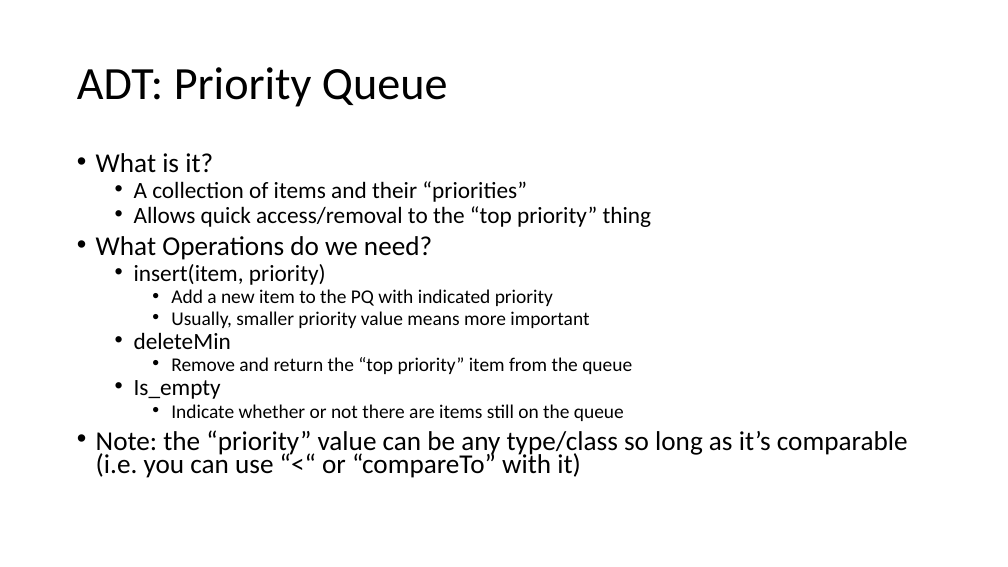
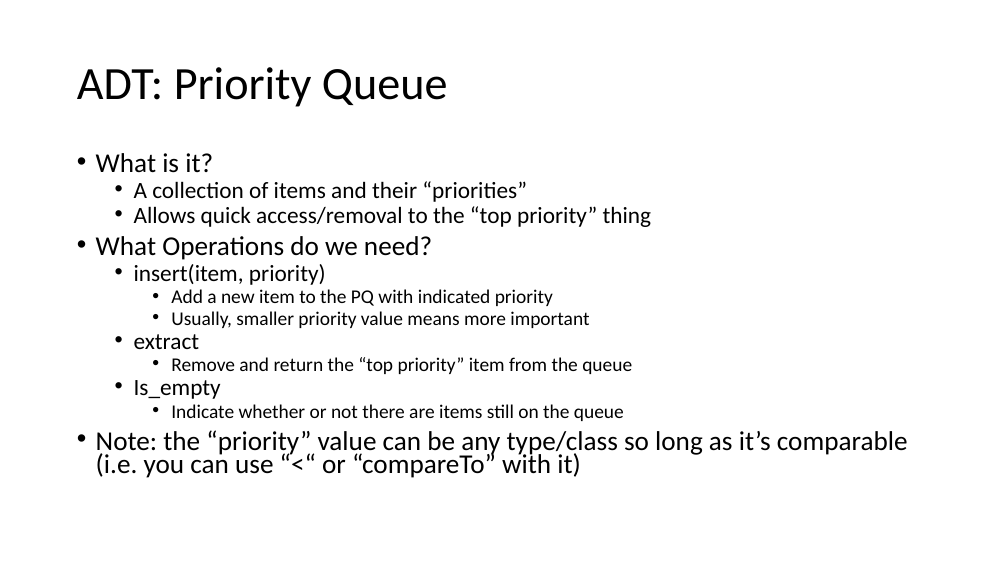
Before and after one commit to natebrunelle/cse332, a slide deck: slide 17 of markdown/files/slides/lecture4_analysis2_pqs.pptx. Drawn at 1008x567 pixels with LibreOffice and Linux fonts; fonts in the diff are those of the drawing. Boxes give left, top, right and bottom in pixels: in the first picture for what was removed or moved away, otherwise in the second. Text is boxed around its words. In the diff, an @@ line names an element or a change of style, - is before the commit and + after.

```diff
--- a/markdown/files/slides/lecture4_analysis2_pqs.pptx
+++ b/markdown/files/slides/lecture4_analysis2_pqs.pptx
@@ text at (x1=134, y1=334, x2=200, y2=349): text changed @@
-  • deleteMin
+  • extract
```
Also in this commit, not shown: 1 slide removed, 12 other files.
